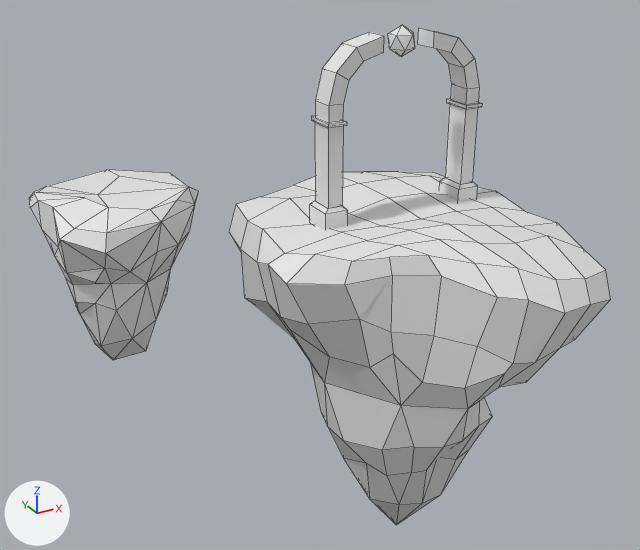
One commit to the FBX model Assets/Sandbox/Artsiom/ProtalIsland.fbx: the scene before it, then after it.
One viewpoint serves both versions: a 50 mm camera at (-8.6, -12.78, 5.95) aimed at (-1.04, 0.97, -0.93). Lighting does not change. The marker at lower left points along +X, +Y and +Z. Mesh edges are drawn as thin lines. Where no turn or scale is listed for an object, it has been applied to the vertices.

The first picture shows 'Portal', 'PortalIsland', 'SmallPortalIsland'.
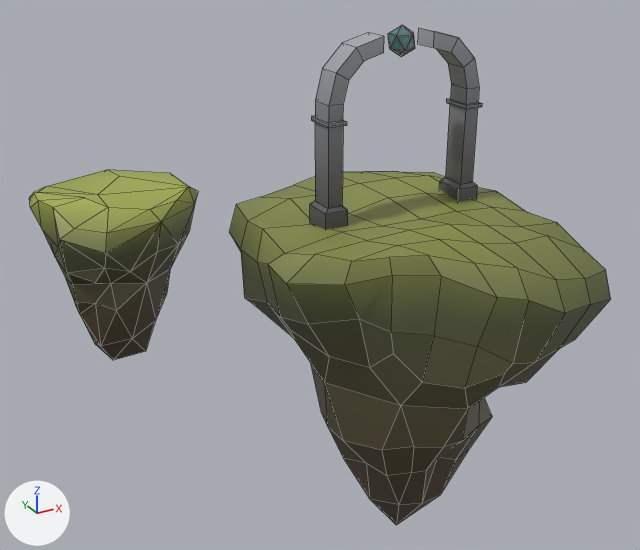
Where the newer file only moved an object's origin or applied its transform, the numbers keep the older frame.

The change, as a diff of the scene's bpy script:
```diff
--- a/Assets/Sandbox/Artsiom/ProtalIsland.fbx.py
+++ b/Assets/Sandbox/Artsiom/ProtalIsland.fbx.py
@@ img_atlas_png @@
+img_atlas_png = load_image('Atlas.png', 'Atlas.png', 512, 512, 'sRGB')
@@ mat_atlas @@
+mat_atlas = principled_material('Atlas')
+mat_atlas.texture = img_atlas_png
@@ me_island_islanddirt_0_003 @@
 me_island_islanddirt_0_003.from_pydata(...)  # 69 vertices, 111 faces; spans x -1.73..1.51, y -1.58..1.87, z -3.64..0.06
 # used by ob_smallportalisland; location = (-3.97, 3.63, 0.51)
+# me_island_islanddirt_0_003 part 4: texture (UV) coordinates changed
+me_island_islanddirt_0_003.materials.append(mat_atlas)  # picture img_atlas_png
@@ me_island_islanddirt_0_002 @@
 # used by ob_portalisland; location = (0.3, 0.44, 0.51)
-me_island_islanddirt_0_002.from_pydata(...)  # 170 vertices, 188 faces; spans x -3.11..2.35, y -3.97..2.64, z -7.18..0.21
+me_island_islanddirt_0_002.from_pydata(...)  # 170 vertices, 181 faces; spans x -3.11..2.35, y -3.97..2.64, z -7.18..0.21
+# me_island_islanddirt_0_002 part 1
+# 14 faces are deleted
+# 1 vertex moves from x 0.14, y 1.04, z -4.44 to x 0.31, y 1.06, z -4.53
+# 7 new faces join them
+# me_island_islanddirt_0_002 part 2: 174 faces spanning x -3.11..2.35, y -3.97..2.64, z -7.18..0.21 switch from no material to mat_atlas (picture img_atlas_png)
@@ me_icosphere_003 @@
 me_icosphere_003.from_pydata(...)  # 108 vertices, 104 faces; spans x -1.62..1.62, y -0.3..0.3, z 0.0..3.34
 # used by ob_portal; location = (0.0, 0.0, 0.47)
+# me_icosphere_003 part 3: 104 faces spanning x -1.62..1.62, y -0.3..0.3, z 0.0..3.34 switch from no material to mat_atlas (picture img_atlas_png)
```

Boxes [x1, y1, x2, y2] around the edits, measured in the pictures (640 x 550 px):
'SmallPortalIsland', recoloured, surface changed (white to yellow): [29, 170, 198, 360] in both
part 1 of me_island_islanddirt_0_002, cut back: [290, 330, 504, 409] in both
part 2 of me_island_islanddirt_0_002, recoloured (white to yellow): [229, 172, 611, 525] in both
part 3 of me_icosphere_003, recoloured: [310, 25, 482, 230] in both
